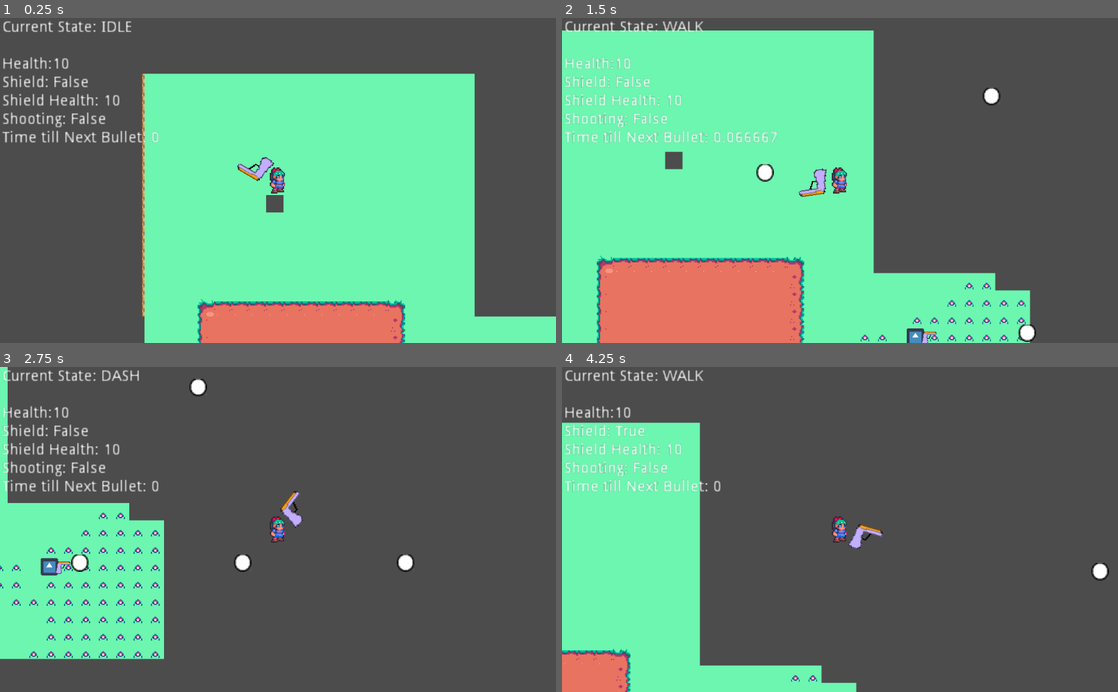
Above: before the commit, frames 1-4 (two rows, left to right).
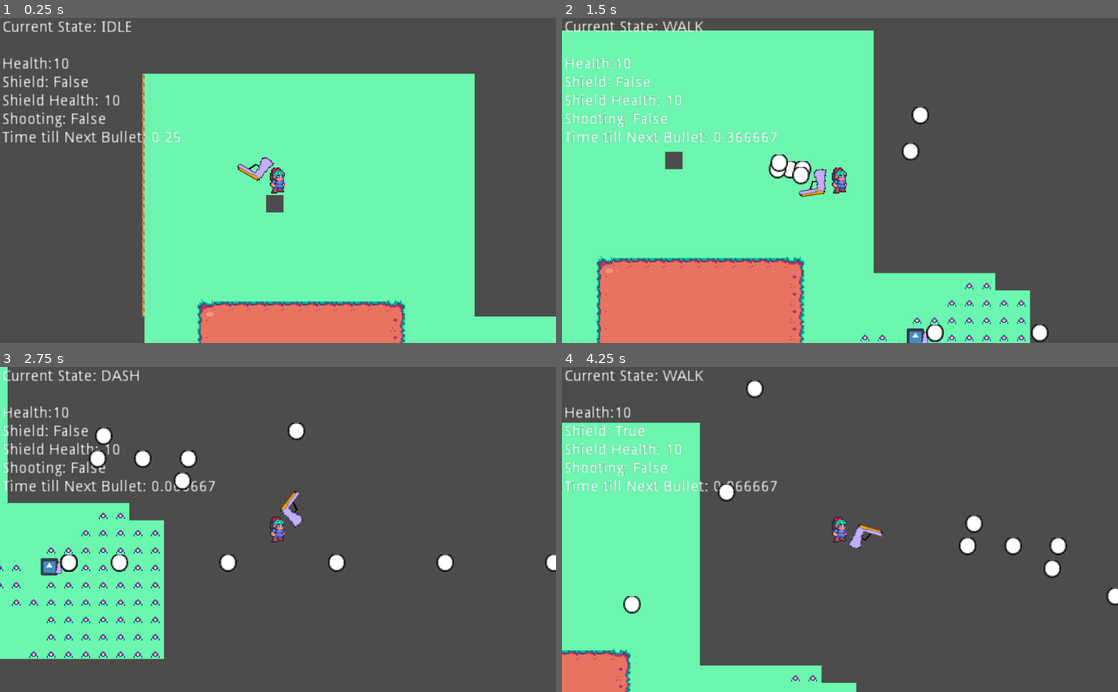
Above: after the commit, the same moments.

Repository: ValorZard/FIGHT-IT---True-Version
Game: Godot game, scene res://resources/Scenes/Main.tscn
Same seed, same stepped clock (60 frames per second), same inputs: the game is played once before the commit and once after it. The engine's default icon, where the game draws it, is replaced by a stand-in: a white triangle on a blue panel in a dark square.
Inputs (mouse positions are in pixels of both pictures, inside the frame that each line leads up to):
- Up to frame 1 (0.25 s): no input
- Up to frame 2 (1.5 s): move the mouse to (962, 164) at 0.52 s; hold D (move_right) 0.53-1.28 s; hold Space (shield) 0.53-1.28 s; click (962, 164) at 0.8 s; move the mouse to (728, 196) at 1.27 s; hold S (move_down) from 1.28 s (still down); click (728, 196) at 1.35 s
- Up to frame 3 (2.75 s): tap Space (shield) at 1.55 s; move the mouse to (333, 458) at 2.02 s; release S (move_down) at 2.03 s; hold D (move_right) from 2.03 s (still down); hold Shift (dash_button) from 2.03 s (still down); click (333, 458) at 2.3 s
- Up to frame 4 (4.25 s): move the mouse to (812, 594) at 2.77 s; release D (move_right) at 2.78 s; release Shift (dash_button) at 2.78 s; hold W (move_up) 2.78-3.53 s; tap E (interact_melee) at 2.85 s; tap Space (shield) at 3.05 s; move the mouse to (1006, 578) at 3.52 s; hold A (move_left) from 3.53 s (still down); hold Space (shield) from 3.53 s (still down); click (1006, 578) at 3.8 s

The runs differ from the first frame. In frame 1, less than 0.1% of the frame differs, in the area x 28-33%, y 35-39%; in frame 2, 1.4%; in frame 3, 2.2%, in the area x 10-100%, y 3-64%; in frame 4, 1.5%.

Commit message:
multi-shoot is broken
it "works" but the way that the bullets are spawing are really really weird.
I don't get it, the way i wrote the code should make it so that the bullets are seperated evenly but the bullets just spawn next to each other. It's exteremly bizzare

Diff:
--- a/resources/Assets/Bullets/default_bullet.tscn
+++ b/resources/Assets/Bullets/default_bullet.tscn
@@ -26,6 +26,7 @@
 "Collision",
 ]]
 shape = SubResource( 2 )
+disabled = true
 
 [node name="LifeTimer" type="Timer" parent="."]
 [connection signal="body_entered" from="Area2D" to="." method="_on_Area2D_body_entered"]
--- a/resources/Assets/Enemies/Enemy.gd
+++ b/resources/Assets/Enemies/Enemy.gd
@@ -38,7 +38,7 @@
 
 func do_attack(delta):
 	if(is_shooting):
-		current_gun.shoot(gun_direction)
+		current_gun.shoot(gun_direction, 2)
 		pass
 	pass
 
--- a/resources/Assets/Guns/Gun_Script.gd
+++ b/resources/Assets/Guns/Gun_Script.gd
@@ -6,10 +6,11 @@
 # var a = 2
 # var b = "text"
 export onready var bullet_template := preload("res://resources/Assets/Bullets/default_bullet.tscn")
-export onready var bullet_speed := 300
+export var bullet_speed := 100
 export onready var time_till_next_bullet := get_node("time_till_next_bullet")
-export onready var fire_rate := 0.2 #seconds before next bullet
-export onready var belongs_to_player := true
+export var fire_rate := 0.5 #seconds before next bullet
+export var inbetween_angle := PI/6 #the angle between mulple bullets
+export var belongs_to_player := true
 # Called when the node enters the scene tree for the first time.
 func _ready():
 	time_till_next_bullet.start(fire_rate)
@@ -23,16 +24,72 @@
 
 #bullet delay: the amount of time it takes between each bullet to be fired
 #direction - the direction that the bullet will be shot at.
-func shoot(direction):
+func shoot(direction, number_of_bullets):
 	if(time_till_next_bullet.time_left <= 0):
-		var bullet := bullet_template.instance()
-		bullet.set_direction(direction)
-		bullet.bullet_speed = bullet_speed
-		bullet.belongs_to_player = belongs_to_player
-		bullet.global_position = get_node("BulletExit").global_position
-		get_tree().get_root().add_child(bullet)
+		#THIS CODE DOESNT WORK
+		if(number_of_bullets % 2 == 0):
+			#left side
+			#loop for the rest of the left bullets
+			var i = 0
+			while (i < ((number_of_bullets)/2)):
+				var bullet := bullet_template.instance()
+				var offset = Vector2(cos(inbetween_angle * i), sin(inbetween_angle * i))
+				bullet.set_direction(direction + offset)
+				bullet.bullet_speed = bullet_speed
+				bullet.belongs_to_player = belongs_to_player
+				bullet.global_position = get_node("BulletExit").global_position
+				get_tree().get_root().add_child(bullet)
+				i += 1
+				pass
+			#right side
+			#loop for the rest of the right side
+			i = 0
+			while (i < ((number_of_bullets)/2)):
+				var bullet := bullet_template.instance()
+				var offset = Vector2(cos(inbetween_angle * i), sin(inbetween_angle * i))
+				bullet.set_direction(direction - offset)
+				bullet.bullet_speed = bullet_speed
+				bullet.belongs_to_player = belongs_to_player
+				bullet.global_position = get_node("BulletExit").global_position
+				get_tree().get_root().add_child(bullet)
+				i+=1
+				pass
+		#THIS CODE DOES WORK
+		else:
+			#middle one
+			var middle_bullet := bullet_template.instance()
+			middle_bullet.set_direction(direction)
+			middle_bullet.bullet_speed = bullet_speed
+			middle_bullet.belongs_to_player = belongs_to_player
+			middle_bullet.global_position = get_node("BulletExit").global_position
+			get_tree().get_root().add_child(middle_bullet)
+			#left side
+			var i = 0
+			while (i < ((number_of_bullets- 1)/2)):
+				var bullet := bullet_template.instance()
+				var offset := Vector2(cos(inbetween_angle * i), sin(inbetween_angle * i))
+				bullet.set_direction(direction + offset)
+				bullet.bullet_speed = bullet_speed
+				bullet.belongs_to_player = belongs_to_player
+				bullet.global_position = get_node("BulletExit").global_position
+				get_tree().get_root().add_child(bullet)
+				i += 1
+				pass
+			#right side
+			i = 0
+			while (i < ((number_of_bullets- 1)/2)):
+				var bullet := bullet_template.instance()
+				var offset := Vector2(cos(inbetween_angle * i), sin(inbetween_angle * i))
+				bullet.set_direction(direction - offset)
+				bullet.bullet_speed = bullet_speed
+				bullet.belongs_to_player = belongs_to_player
+				bullet.global_position = get_node("BulletExit").global_position
+				get_tree().get_root().add_child(bullet)
+				i += 1
+				pass
 		time_till_next_bullet.start(fire_rate)
 	pass
 
+
 func get_time_till_next_bullet():
 	return time_till_next_bullet.time_left
--- a/resources/Scenes/Main.tscn
+++ b/resources/Scenes/Main.tscn
@@ -6,6 +6,8 @@
 [ext_resource path="res://resources/Assets/Enemies/Enemy.tscn" type="PackedScene" id=4]
 
 [sub_resource type="RectangleShape2D" id=1]
+
+[sub_resource type="RectangleShape2D" id=2]
 
 [node name="Root" type="Node2D"]
 
@@ -42,6 +44,10 @@
 
 [node name="RespawnPoint" type="Area2D" parent="LevelWarps"]
 
+[node name="CollisionShape2D" type="CollisionShape2D" parent="LevelWarps/RespawnPoint"]
+shape = SubResource( 2 )
+disabled = true
+
 [node name="Enemy" parent="." groups=[
 "Collision",
 ] instance=ExtResource( 4 )]
--- a/resources/Scripts/Player.gd
+++ b/resources/Scripts/Player.gd
@@ -34,7 +34,7 @@
 enum States{IDLE, WALK, DASH} #ONLY ALLOWED TO HAVE ONE STATE AT A TIME
 var current_state = States.IDLE
 
-onready var current_gun = get_node("Gun")
+onready var current_gun := get_node("Gun")
 
 # Called when the node enters the scene tree for the first time.
 func _ready():
@@ -130,7 +130,7 @@
 
 func do_attack(delta):
 	if(is_shooting):
-		current_gun.shoot(gun_direction)
+		current_gun.shoot(gun_direction, 5)
 		pass
 	pass
 
@@ -145,9 +145,9 @@
 
 func death():
 	#RESPAWN
-	#shield_health = default_shield
-	#player_health = default_health
-	#global_position = get_tree().get_root().get_node("LevelWarps/RespawnPoint").global_position
+	shield_health = default_shield
+	player_health = default_health
+	global_position = get_parent().get_node("LevelWarps/RespawnPoint").global_position
 	pass
 
 func _to_string():
Not shown: 1 places in resources/Scenes/Main.tscn that only renumber resources
